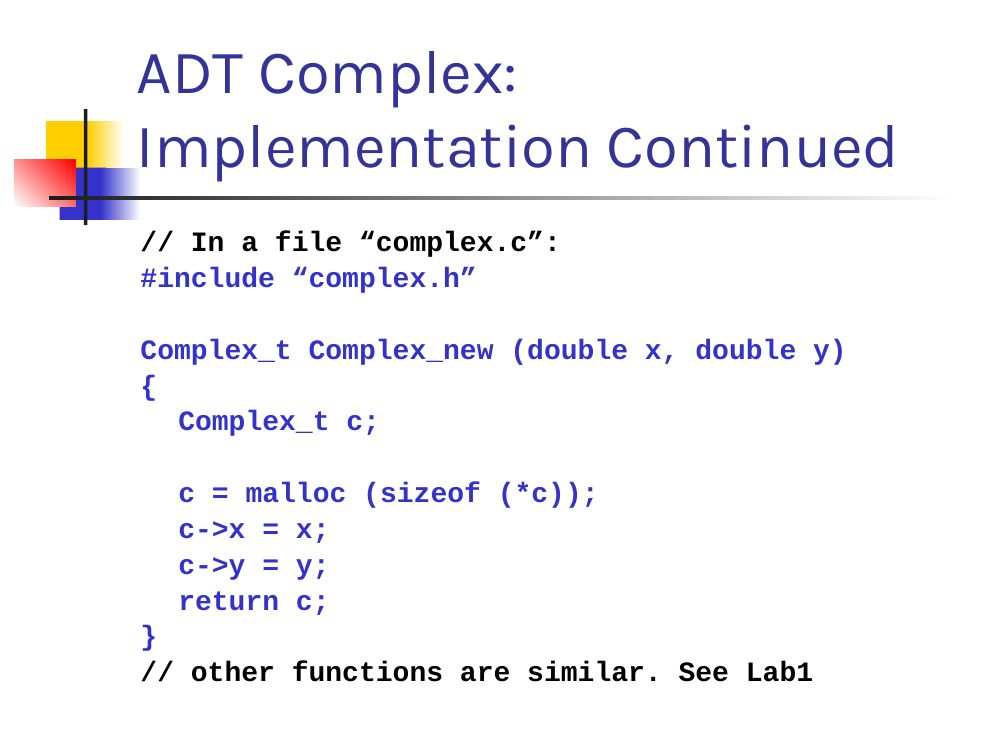
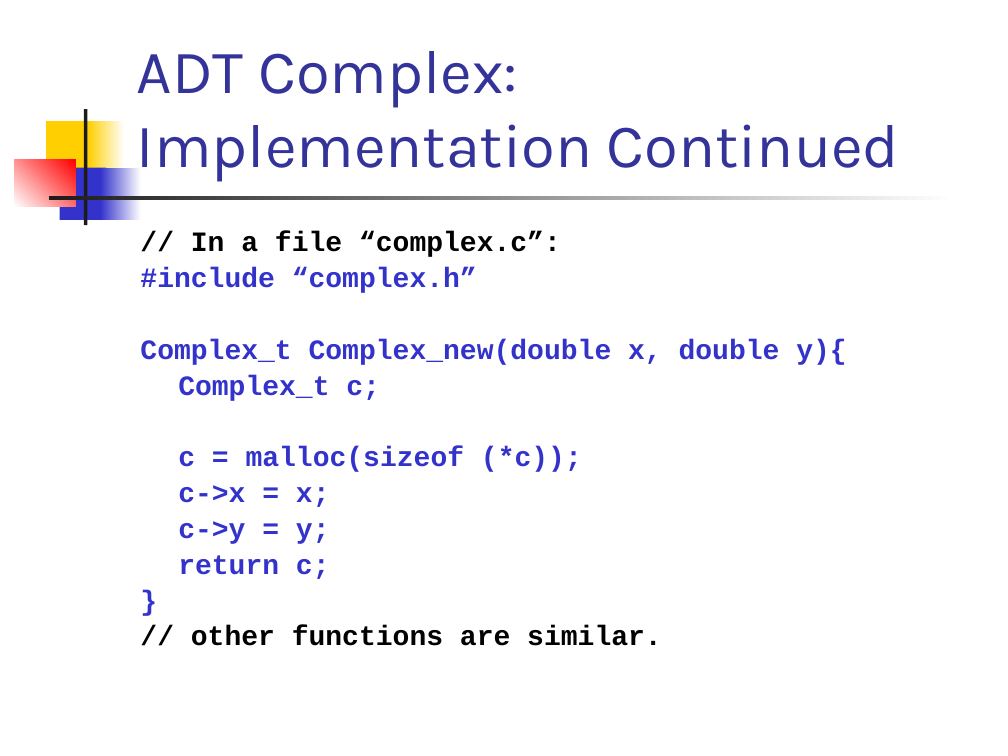
Before and after one commit to csslab-ustc/csslab-ustc.github.io, a slide deck: slide 17 of courses/sysprog/slides/lec10-adt.pptx. Drawn at 1008x756 pixels with LibreOffice and Linux fonts; fonts in the diff are those of the drawing. Boxes give left, top, right and bottom in pixels: in the first picture for what was removed or moved away, otherwise in the second. Text is boxed around its words. In the diff, an @@ line names an element or a change of style, - is before the commit and + after.

```diff
--- a/courses/sysprog/slides/lec10-adt.pptx
+++ b/courses/sysprog/slides/lec10-adt.pptx
@@ text at [140, 339, 846, 365]: text changed @@
-Complex_t Complex_new (double x, double y)
-{
+Complex_t Complex_new(double x, double y){
@@ text at [178, 446, 582, 472]: spaces changed @@
-c = malloc (sizeof (*c));
+c = malloc(sizeof (*c));
@@ text at [191, 626, 662, 646]: text changed @@
-// other functions are similar. See Lab1
+// other functions are similar.
```
Also in this commit, not shown: 8 other slides changed, 30 slides removed, 3 other files.
